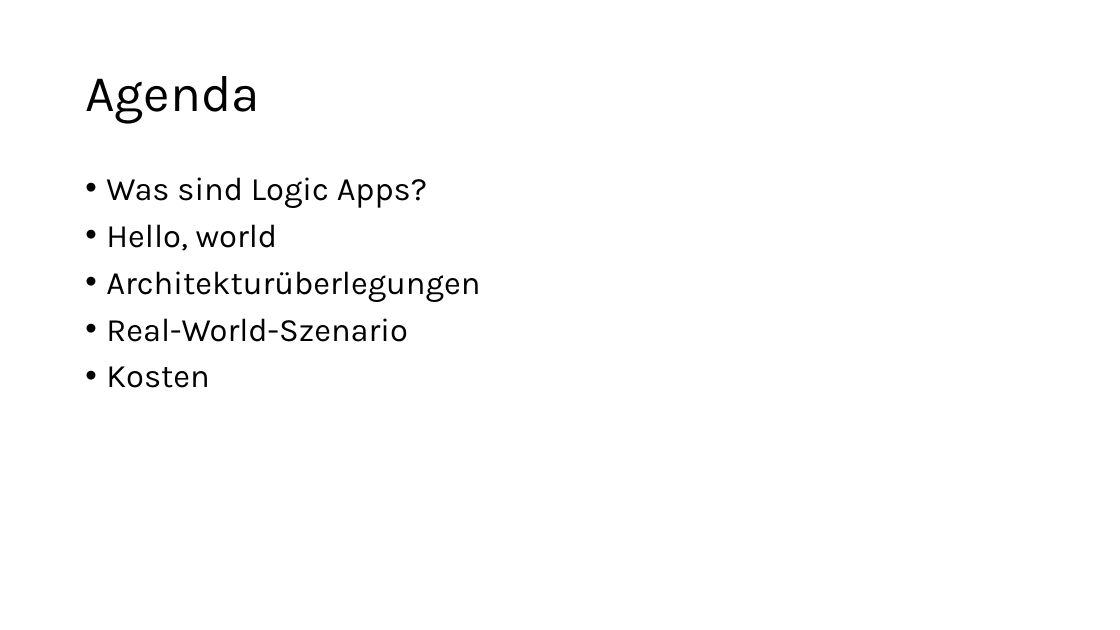
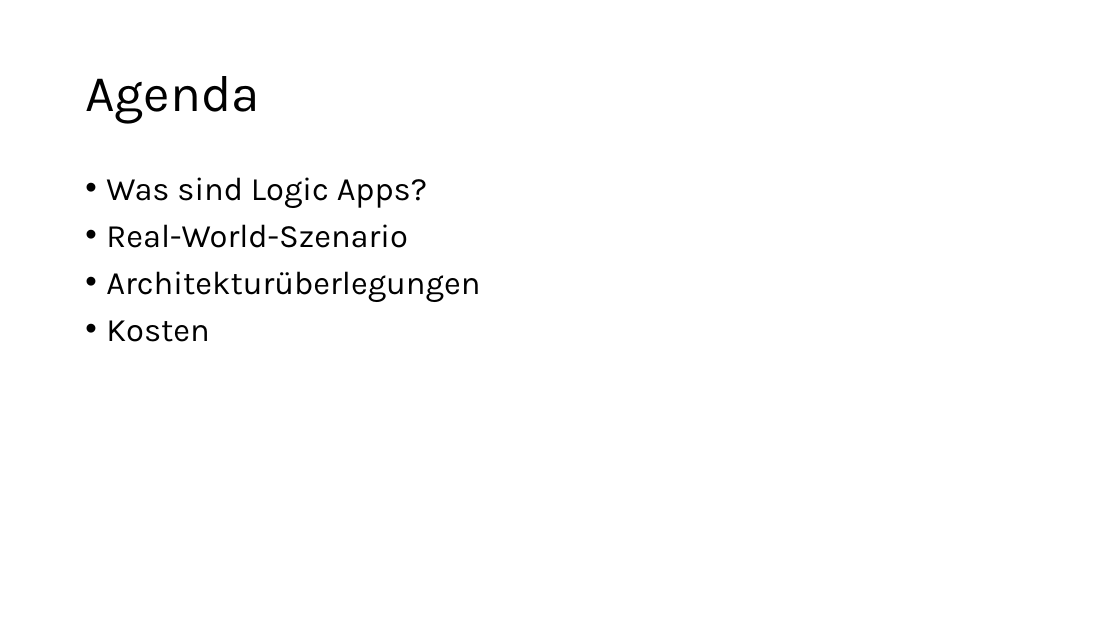
Before and after one commit to softawaregmbh/samples-logicapporder, a slide deck: slide 4 of slides.pptx. Drawn at 1120x630 pixels with LibreOffice and Linux fonts; fonts in the diff are those of the drawing. Boxes give left, top, right and bottom in pixels: in the first picture for what was removed or moved away, otherwise in the second. Text is boxed around its words. In the diff, an @@ line names an element or a change of style, - is before the commit and + after.

```diff
--- a/slides.pptx
+++ b/slides.pptx
@@ text at (x1=106, y1=224, x2=408, y2=248): text changed @@
-• Hello, world
+• Real-World-Szenario
@@ text at (x1=106, y1=318, x2=408, y2=342): paragraph removed @@
-• Real-World-Szenario
```
Also in this commit, not shown: 5 other slides changed, 18 other files.
